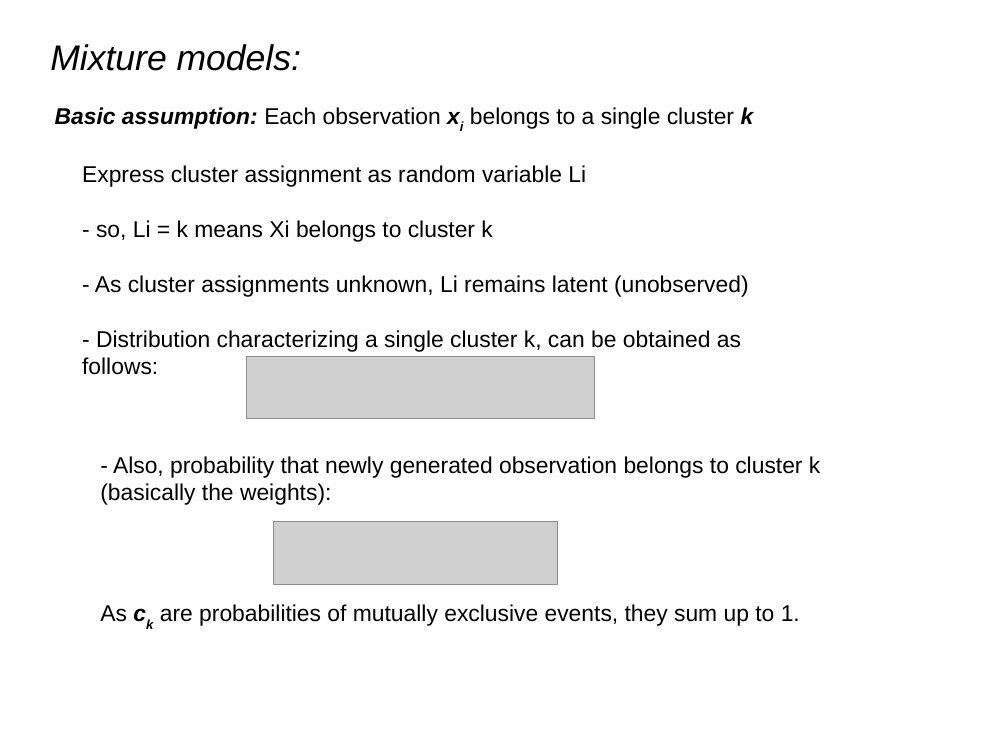
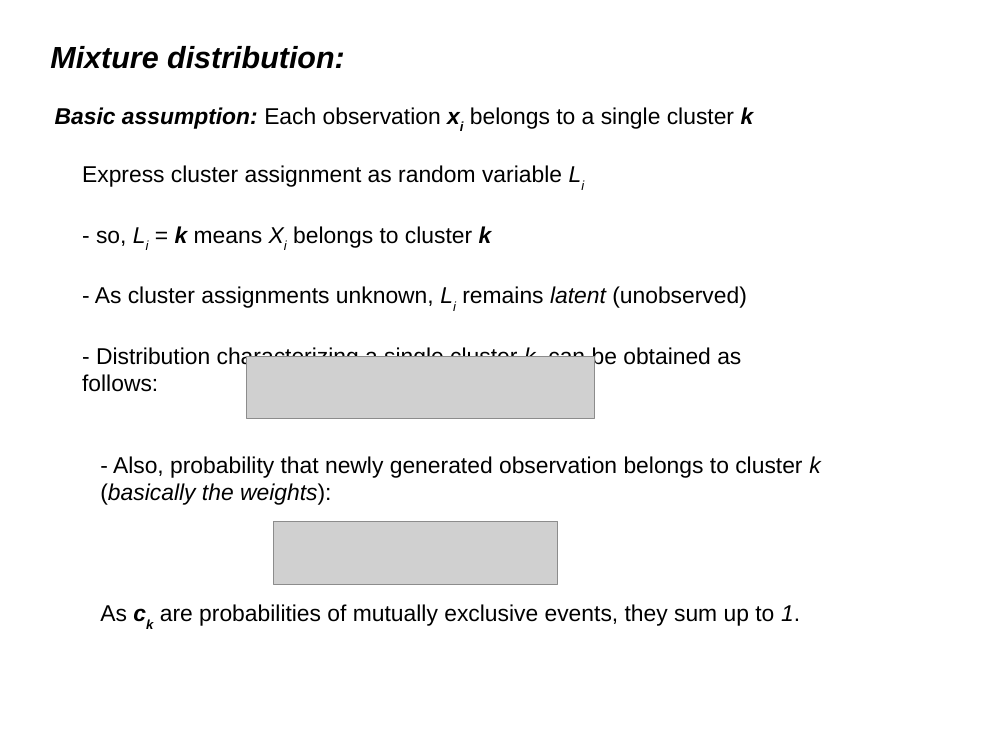
Before and after one commit to afcarl/Dirichlet_Processes, a slide deck: slide 4 of version_2.odp. Drawn at 1008x756 pixels with LibreOffice and Linux fonts; fonts in the diff are those of the drawing; grey boxes stand for pictures. Boxes give left, top, right and bottom in pixels: in the first picture for what was removed or moved away, otherwise in the second. Text is boxed around its words. In the diff, an @@ line names an element or a change of style, - is before the commit and + after.

Commit message:
fixed minor formatting

```diff
--- a/version_2.odp
+++ b/version_2.odp
@@ title at (50, 46, 345, 69): text changed; size 28 to 24 pt; bold on @@
-Mixture models:
+Mixture distribution:
@@ text "Express cluster assignment as random ..." at (82, 165, 747, 392): now subscript in "Li", "Li Xi", "Li"; italic on in "Li", "Li k Xi k", "Li latent", "k,"; bold on in "k k" @@
@@ text "- Also, probability that newly ..." at (100, 456, 820, 505): italic on in "k (basically the weights):" @@
@@ text "As ck are probabilities of ..." at (100, 604, 800, 626): italic on in "1." @@
```
Also in this commit, not shown: 11 other slides changed, 1 slide added, 1 slide removed.
